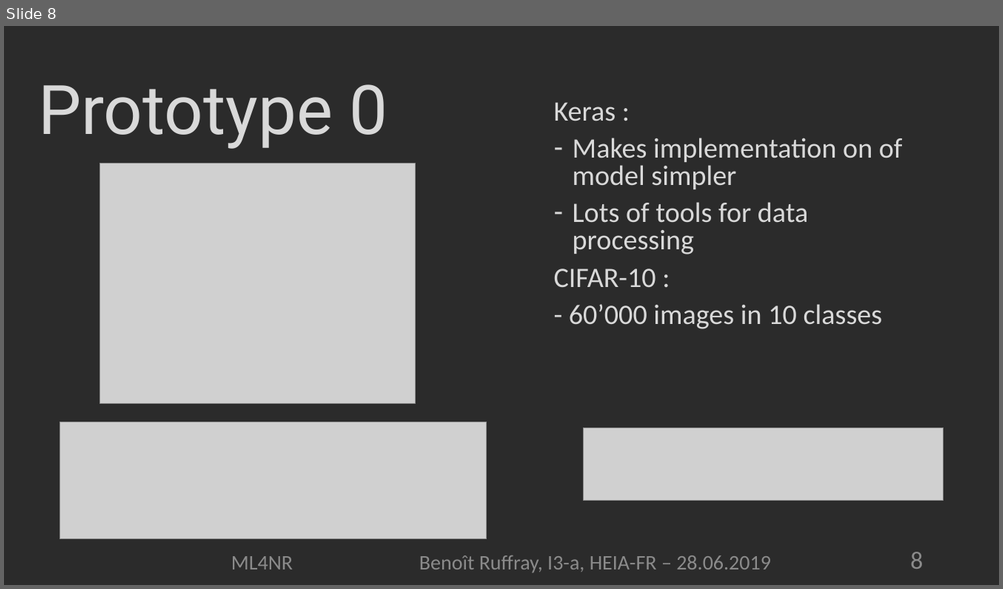
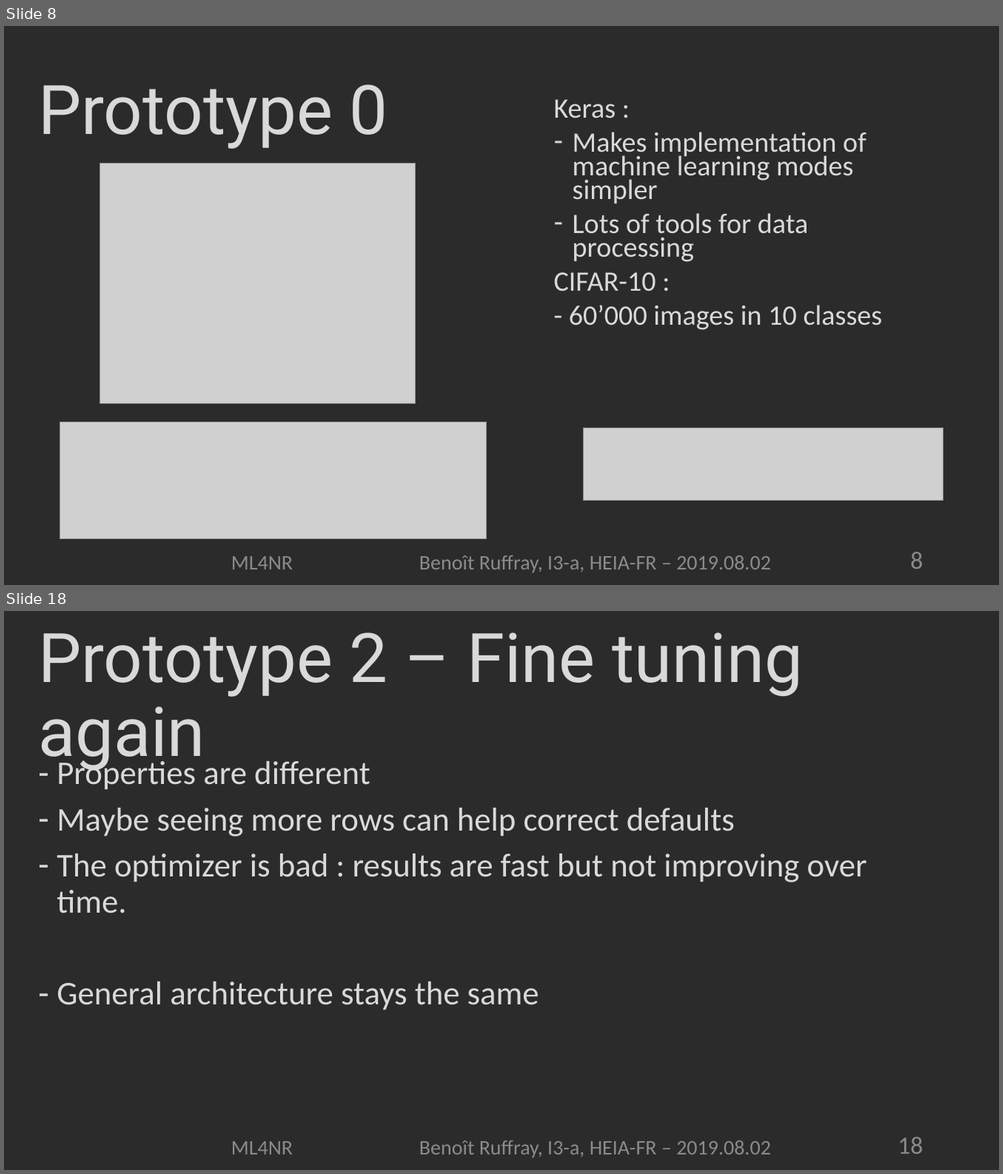
Before and after one commit to Johnatonb/IRENE, a slide deck: doc/presentation/ml4nr.pptx. Shown one above the other, each under a label of ours: slide 8 before the commit, slides 8 and 18 after it; the slides between them are not shown. The pictures are 1003x589 and 1003x1174 pixels, drawn with LibreOffice and Linux fonts; fonts in the diff are those of the drawing; grey boxes stand for pictures; background and template pictures are left out; a plain dark background stands for a picture behind light text. Boxes give left, top, right and bottom in pixels: in the first picture for what was removed or moved away, otherwise in the second. Text is boxed around its words. In the diff, an @@ line names an element or a change of style, - is before the commit and + after.

```diff
--- a/doc/presentation/ml4nr.pptx
+++ b/doc/presentation/ml4nr.pptx
@@ slide 18 added at (4, 611, 999, 1170), background picture (left out) @@
@@ title added at (38, 632, 802, 772), 66 pt, text #D9D9D9 @@
+Prototype 2 – Fine tuning again
@@ text added at (57, 757, 867, 1010), 32 pt, text #D9D9D9 @@
+– Properties are different
+– Maybe seeing more rows can help correct defaults
+– The optimizer is bad : results are fast but not improving over time.
+– General architecture stays the same
@@ text added at (231, 1141, 771, 1159), 20 pt, text #8C8C8C @@
+ML4NR Benoît Ruffray, I3-a, HEIA-FR – 2019.08.02
@@ page number added at (897, 1137, 922, 1154), 24 pt, text #8C8C8C @@
+18
@@ slide 8 changed as well @@
@@ text at (554, 99, 882, 330): line spacing 0.8 to 0.7 @@
@@ text at (572, 132, 866, 204): text changed @@
-– Makes implementation on of model simpler
+– Makes implementation of machine learning modes simpler
@@ text at (231, 556, 771, 574): text changed @@
-ML4NR Benoît Ruffray, I3-a, HEIA-FR – 28.06.2019
+ML4NR Benoît Ruffray, I3-a, HEIA-FR – 2019.08.02
```
Also in this commit, not shown: 9 other slides changed, 11 other slides added, 53 other files.
